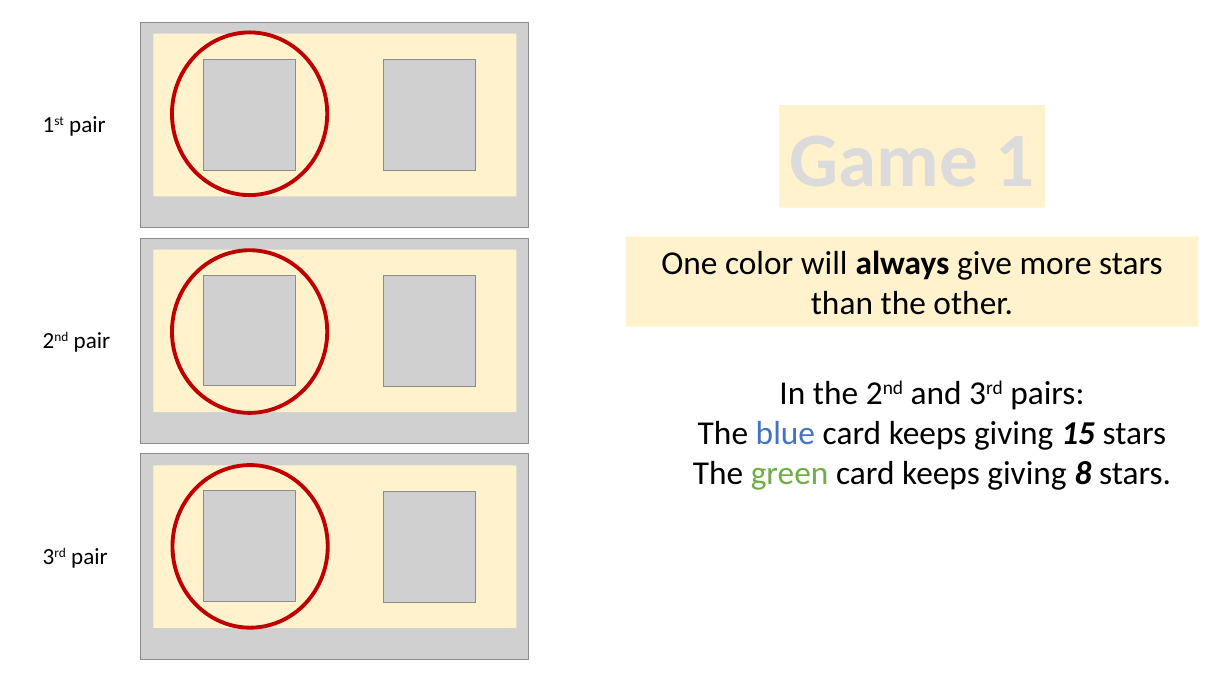
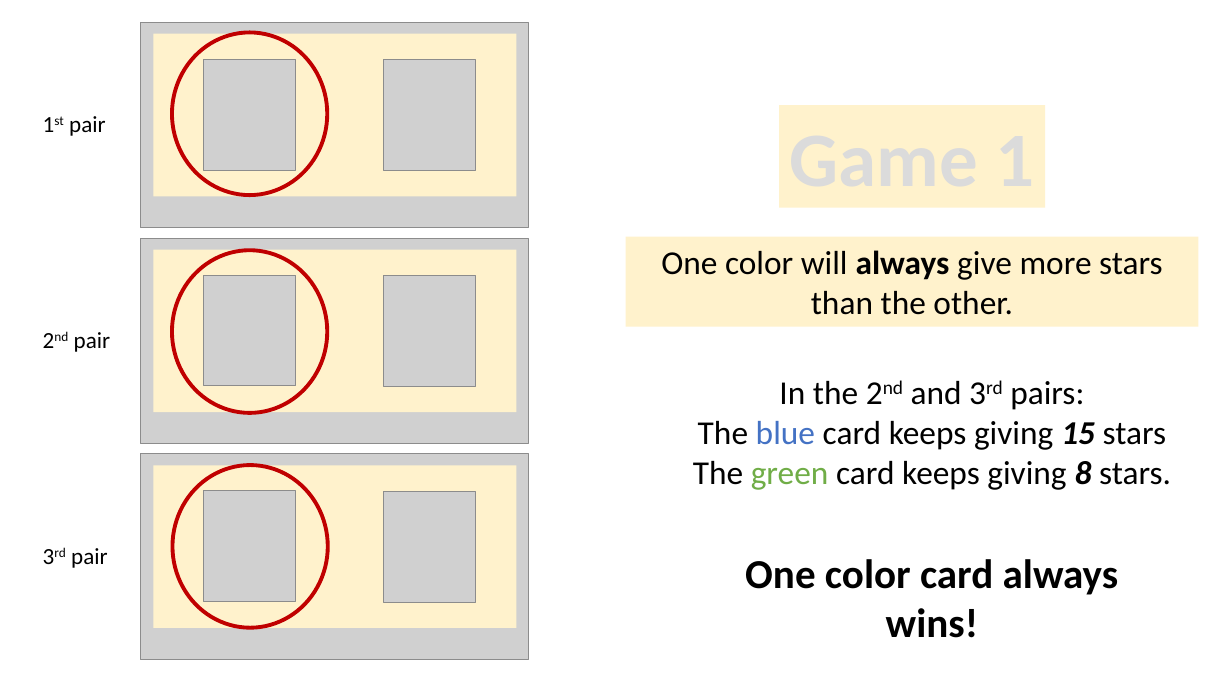
Before and after one commit to LillianXu2019/LUX-RL, a slide deck: slide 44 of images/task_instructions_lux.pptx (slide 14 before the commit). Drawn at 1232x693 pixels with LibreOffice and Linux fonts; fonts in the diff are those of the drawing; grey boxes stand for pictures. Boxes give left, top, right and bottom in pixels: in the first picture for what was removed or moved away, otherwise in the second. Text is boxed around its words. In the diff, an @@ line names an element or a change of style, - is before the commit and + after.

```diff
--- a/images/task_instructions_lux.pptx
+++ b/images/task_instructions_lux.pptx
@@ text added at (x1=745, y1=559, x2=1119, y2=638), 32 pt, text #000000, bold @@
+One color card always wins!
```
Also in this commit, not shown: 9 other slides changed, 14 slides added, 15 other files.
